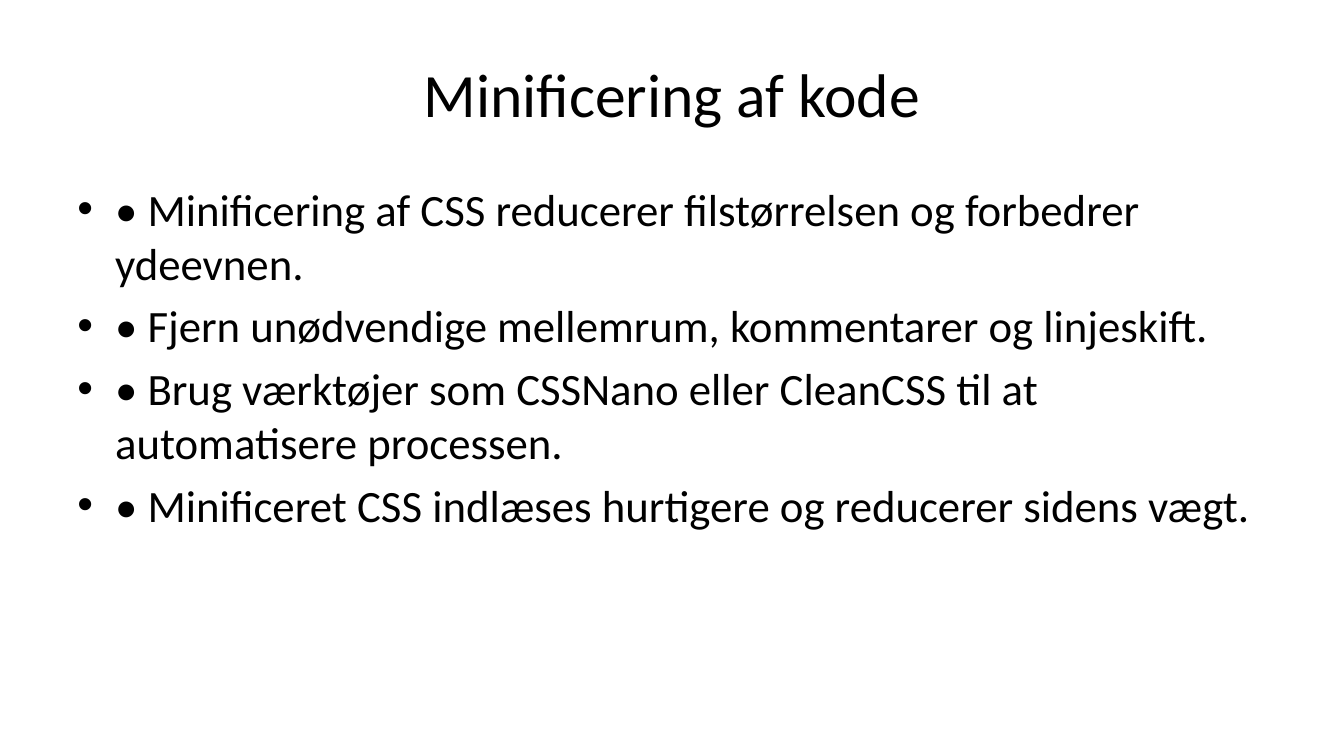
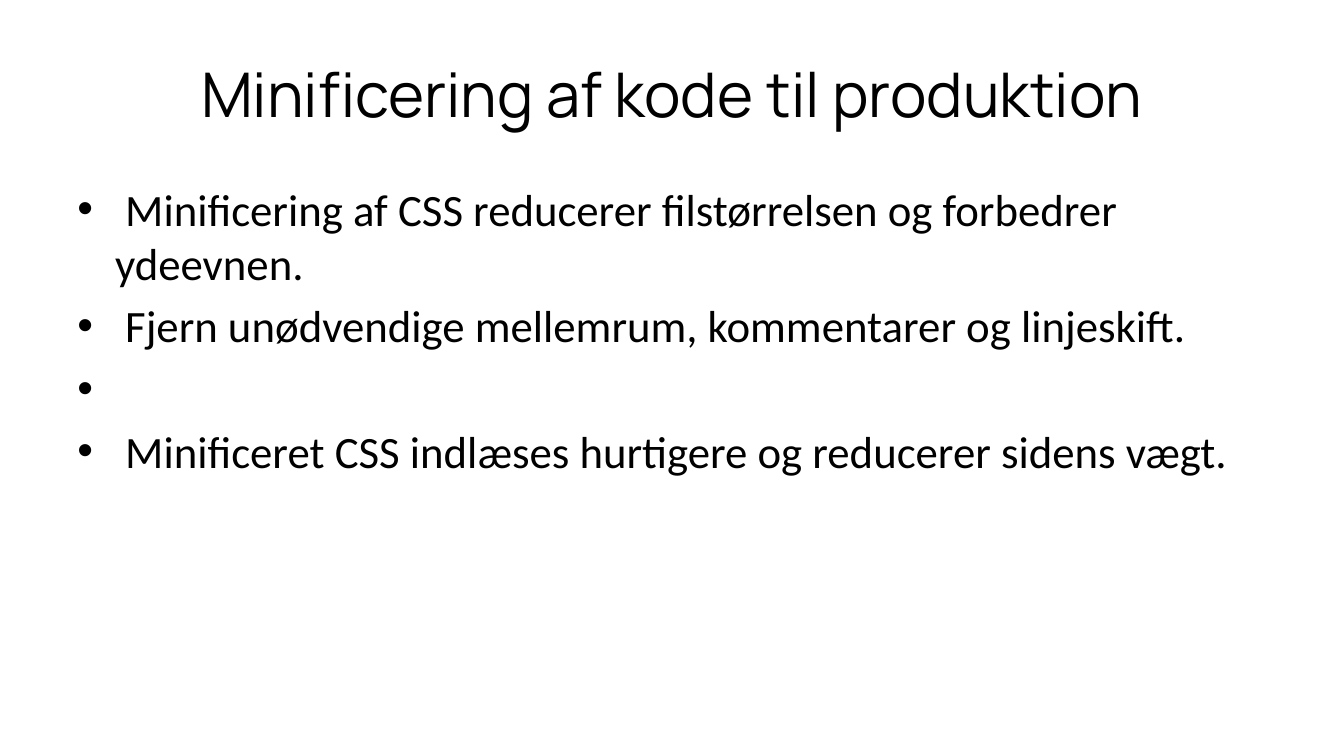
Before and after one commit to xbibogo/MMD24, a slide deck: slide 19 of semester2 PPT/Sustainable_Web_Presentation_Danish.pptx (slide 18 before the commit). Drawn at 1344x756 pixels with LibreOffice and Linux fonts; fonts in the diff are those of the drawing. Boxes give left, top, right and bottom in pixels: in the first picture for what was removed or moved away, otherwise in the second. Text is boxed around its words. In the diff, an @@ line names an element or a change of style, - is before the commit and + after.

```diff
--- a/semester2 PPT/Sustainable_Web_Presentation_Danish.pptx
+++ b/semester2 PPT/Sustainable_Web_Presentation_Danish.pptx
@@ title at bbox=[201, 71, 1142, 133]: text changed; font Calibri to Manrope @@
-Minificering af kode
+Minificering af kode til produktion
@@ text at bbox=[115, 195, 1227, 476]: text changed @@
-• • Minificering af CSS reducerer filstørrelsen og forbedrer ydeevnen.
-• • Fjern unødvendige mellemrum, kommentarer og linjeskift.
-• • Brug værktøjer som CSSNano eller CleanCSS til at automatisere processen.
-• • Minificeret CSS indlæses hurtigere og reducerer sidens vægt.
+• Minificering af CSS reducerer filstørrelsen og forbedrer ydeevnen.
+• Fjern unødvendige mellemrum, kommentarer og linjeskift.
+• Minificeret CSS indlæses hurtigere og reducerer sidens vægt.
```
Also in this commit, not shown: 20 other slides changed, 6 slides added, 3 slides removed.
